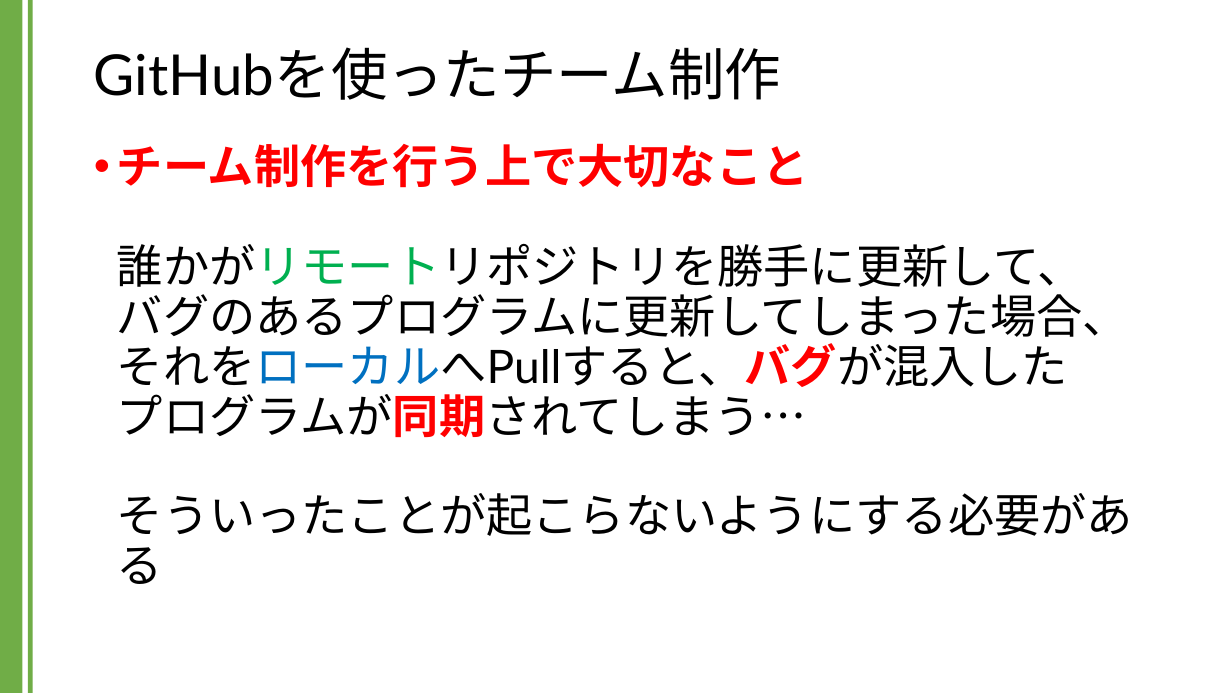
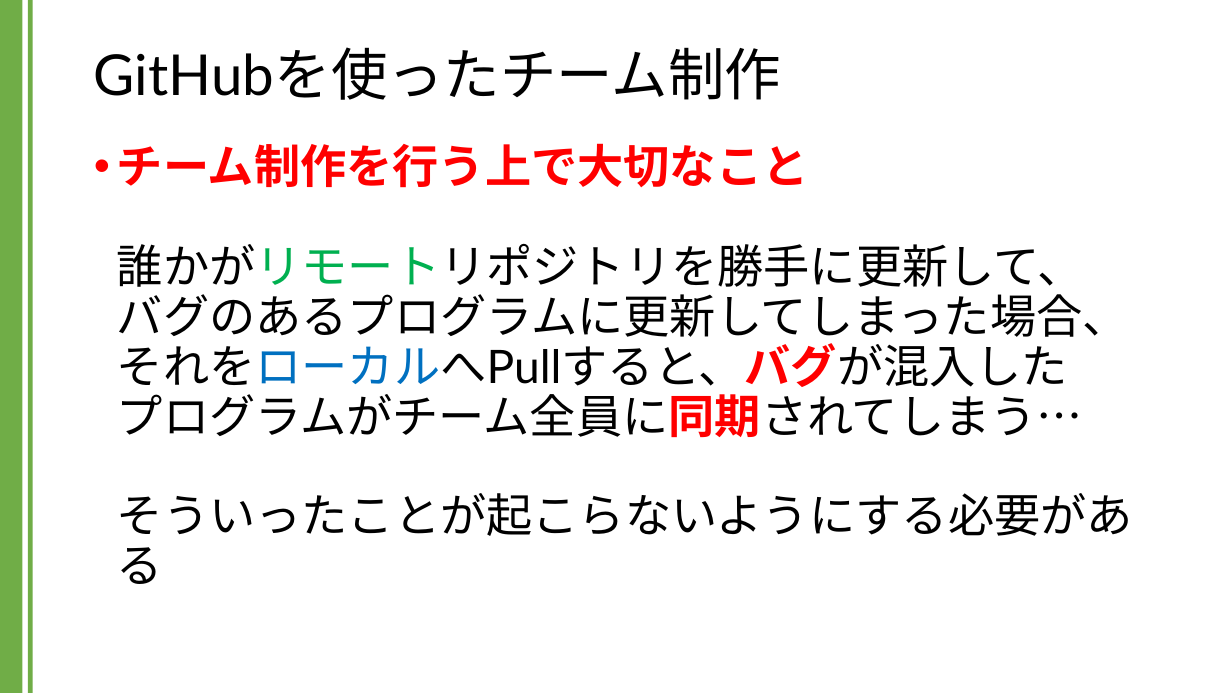
Before and after one commit to kic-murata/cpp2024, a slide deck: slide 30 of 授業資料/GitHubを用いたチーム制作.pptx. Drawn at 1232x693 pixels with LibreOffice and Linux fonts; fonts in the diff are those of the drawing. Boxes give left, top, right and bottom in pixels: in the first picture for what was removed or moved away, otherwise in the second. Text is boxed around its words. In the diff, an @@ line names an element or a change of style, - is before the commit and + after.

```diff
--- a/授業資料/GitHubを用いたチーム制作.pptx
+++ b/授業資料/GitHubを用いたチーム制作.pptx
@@ text at <box>117,143,1133,584</box>: text changed @@
-• チーム制作を行う上で大切なこと
-  誰かがリモートリポジトリを勝手に更新して、
-  バグのあるプログラムに更新してしまった場合、
-  それをローカルへPullすると、バグが混入した
-  プログラムが同期されてしまう…
-  そういったことが起こらないようにする必要がある
+• チーム制作を行う上で大切なこと
+  誰かがリモートリポジトリを勝手に更新して、
+  バグのあるプログラムに更新してしまった場合、
+  それをローカルへPullすると、バグが混入した
+  プログラムがチーム全員に同期されてしまう…
+  そういったことが起こらないようにする必要がある
```
Also in this commit, not shown: 27 other slides changed, 1 other file.
